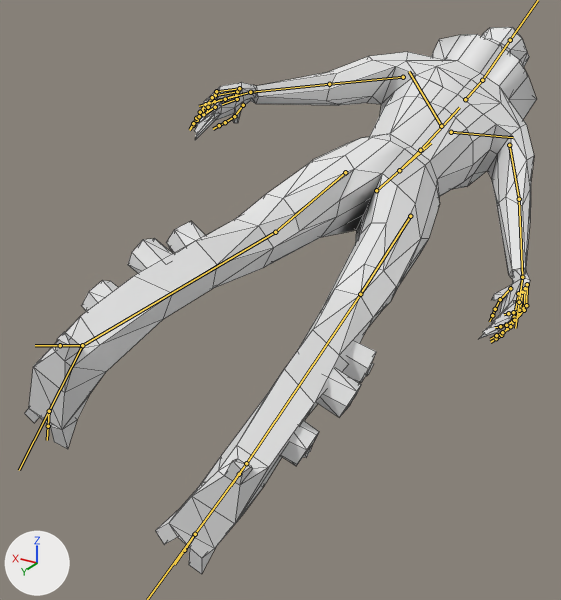
The FBX model SyphonFilter4/Assets/Animations/playerAnimations.fbx: old version first, new version second.
One viewpoint serves both versions: a 50 mm lens placed at (-1.18, 2.74, 2.21), pointed at (0.25, 0.35, 1.02). Every picture has the same lights, and +X, +Y and +Z are marked at lower left. Both versions are drawn at frame 23 of the action 'metarig|metarigAction'; the numbers are the values there. The bones that bend it are drawn over the model as lines. Mesh edges are drawn as thin lines.
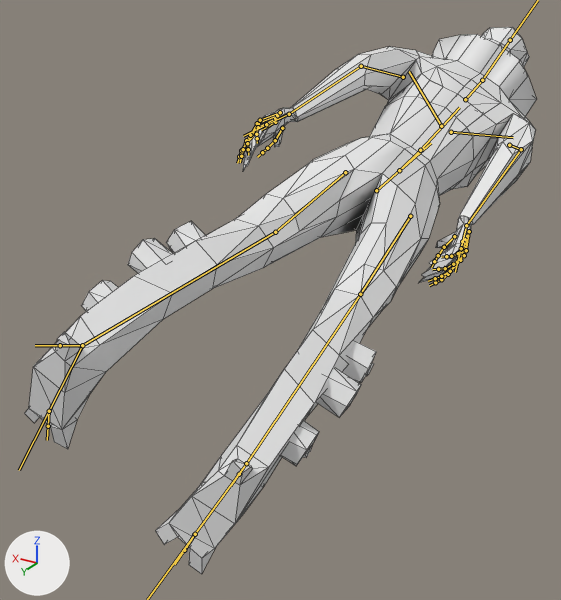
The change in detail:
Bone 'upper_arm.L' (bone_upper_arm_l) turns from (11, -1, 5) to (-16, 1, -6) degrees about its own x, y and z.
Bone 'forearm.L' (bone_forearm_l) turns from (-20, -1, -4) to (24, 0, -2) degrees about its own x, y and z.
Bone 'hand.L' (bone_hand_l) turns from (-7, -3, 12) to (-8, -10, -8) degrees about its own x, y and z.
Bone 'upper_arm.R' (bone_upper_arm_r) turns from (4, 0, -1) to (-26, -4, 10) degrees about its own x, y and z.
Bone 'forearm.R' (bone_forearm_r) turns from (-7, 0, 1) to (45, -2, 9) degrees about its own x, y and z.
Bone 'hand.R' (bone_hand_r) turns from (0, -1, -4) to (-22, 1, 22) degrees about its own x, y and z.

Location of each change, [x1, y1, x2, y2] in pixels of the pictures (561 x 600 px):
'Cube', posed: [25, 27, 537, 574] in both
bone 'upper_arm.L', root to tip: before (403, 77) to (329, 84); after (403, 77) to (361, 66)
bone 'forearm.L', root to tip: before (329, 84) to (251, 92); after (361, 66) to (289, 114)
bone 'hand.L', root to tip: before (251, 92) to (237, 95); after (289, 114) to (277, 119)
bone 'upper_arm.R', root to tip: before (509, 145) to (519, 199); after (509, 145) to (521, 149)
bone 'forearm.R', root to tip: before (519, 199) to (522, 277); after (521, 149) to (466, 225)
bone 'hand.R', root to tip: before (522, 277) to (520, 290); after (466, 225) to (463, 238)
